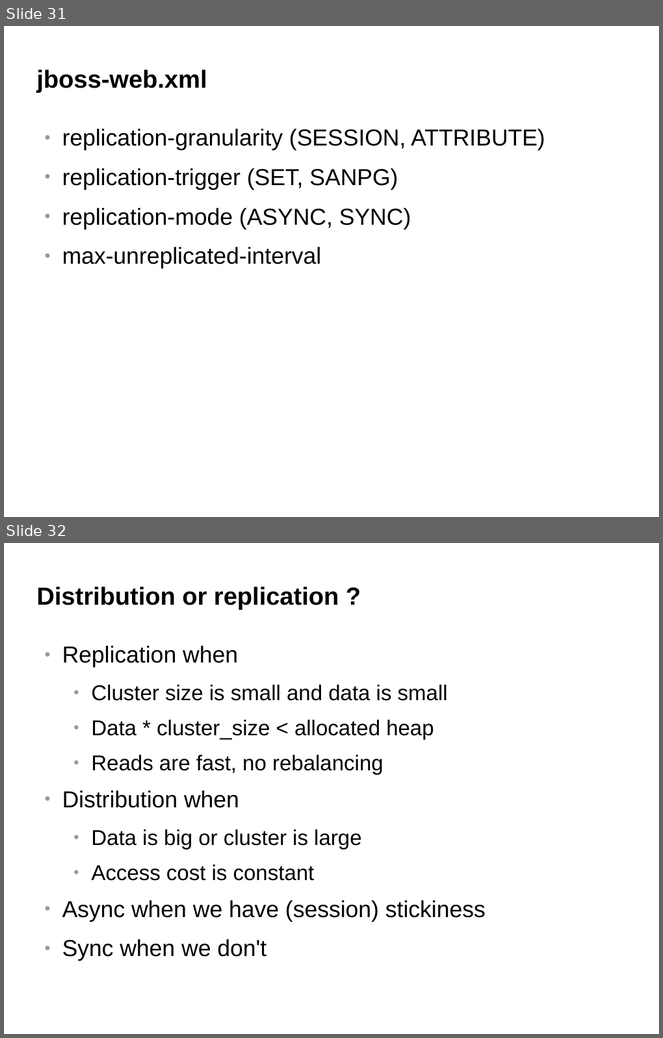
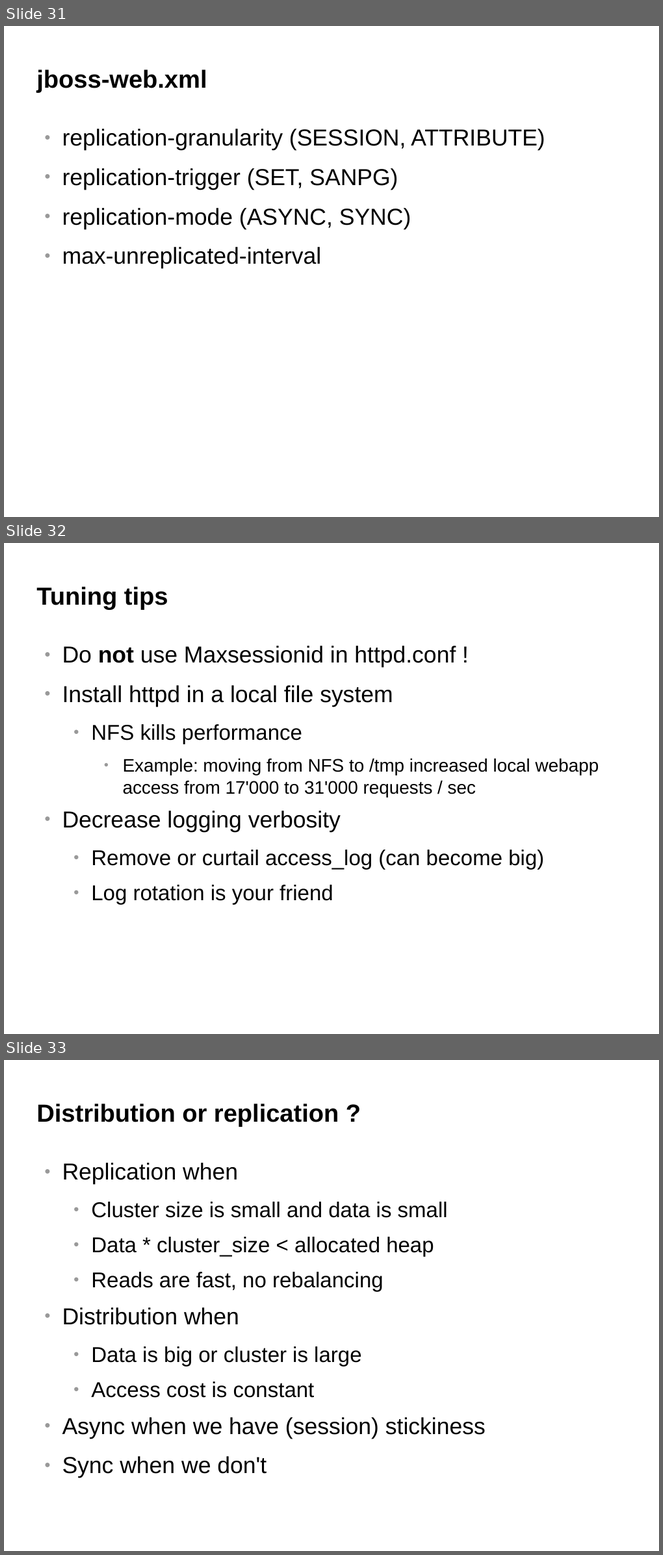
Before and after one commit to belaban/SessionPerf, a slide deck: docs/jbw2012.odp. Shown one above the other, each under a label of ours: slides 31 and 32 before the commit, slides 31, 32 and 33 after it. The pictures are 663x1038 and 663x1555 pixels, drawn with LibreOffice and Linux fonts; fonts in the diff are those of the drawing; background and template pictures are left out. Boxes give left, top, right and bottom in pixels: in the first picture for what was removed or moved away, otherwise in the second. Text is boxed around its words. In the diff, an @@ line names an element or a change of style, - is before the commit and + after.

```diff
--- a/docs/jbw2012.odp
+++ b/docs/jbw2012.odp
@@ slide 32 added at box(4, 543, 659, 1034), background #FFFFFF @@
@@ title added at box(36, 587, 168, 610), 30 pt, text #000000, bold @@
+Tuning tips
@@ text added at box(62, 646, 599, 904), 28 pt, text #000000 @@
+● Do not use Maxsessionid in httpd.conf !
+● Install httpd in a local file system
+  ● NFS kills performance
+    ● Example: moving from NFS to /tmp increased local webapp access from 17'000 to 31'000 requests / sec
+● Decrease logging verbosity
+  ● Remove or curtail access_log (can become big)
+  ● Log rotation is your friend
@@ what was slide 32 is now slide 33 @@
```
Also in this commit, not shown: 2 other files.
